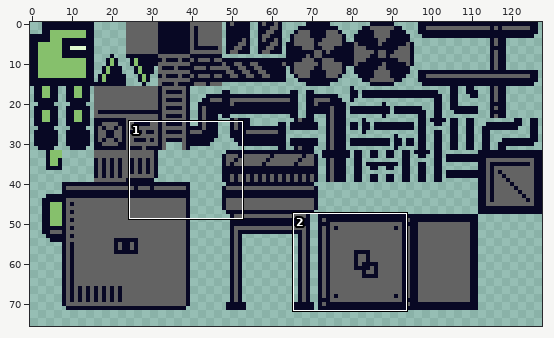
One commit to this sprite sheet: Art/Tilesheet.png. Above, an overview of the earlier version with the close-up marked.
Close-up. Before the edit:
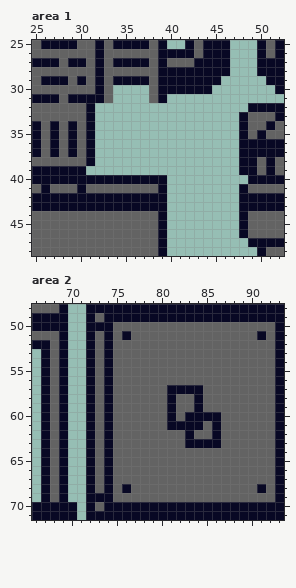
The file is 128x128 pixels. Shown: area 1: x 25..52, y 25..48; area 2: x 66..93, y 48..71. The wide view leaves out empty margins.
New version:
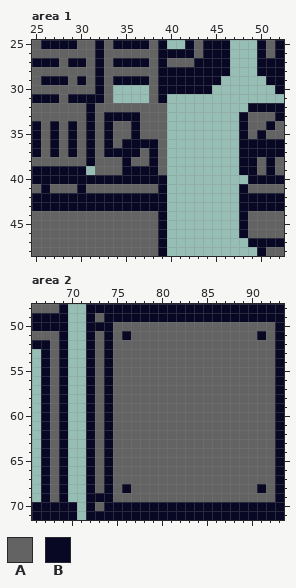
Palette (. is transparent): A #636363  B #080824
The exact change:
--- area 1
@@ x 30..41 @@
 31 BBBA....AB..
-32 AB..........
-33 AB..........
-34 AB..........
-35 AB..........
-36 AB..........
-37 AB..........
-38 AB..........
-39 B...........
+32 ABAAAAAAAA..
+33 ABABBBBAAA..
+34 ABABAABAAA..
+35 ABABAABAAA..
+36 ABABABBBBA..
+37 ABABBBBABA..
+38 ABAAABAABA..
+39 B.AAABBBBA..
 40 BBBBBBBBBB..
--- area 2
@@ x 79..88 @@
 56 AAAAAAAAAA
-57 AABBBBAAAA
-58 AABAABAAAA
-59 AABAABAAAA
-60 AABABBBBAA
-61 AABBBBABAA
-62 AAAABAABAA
-63 AAAABBBBAA
+57 AAAAAAAAAA
+58 AAAAAAAAAA
+59 AAAAAAAAAA
+60 AAAAAAAAAA
+61 AAAAAAAAAA
+62 AAAAAAAAAA
+63 AAAAAAAAAA
 64 AAAAAAAAAA
Pixel boxes of the changes (left, top, right, bottom) in both close-ups:
added: (95, 103, 167, 175)
changed: (167, 385, 221, 448)
